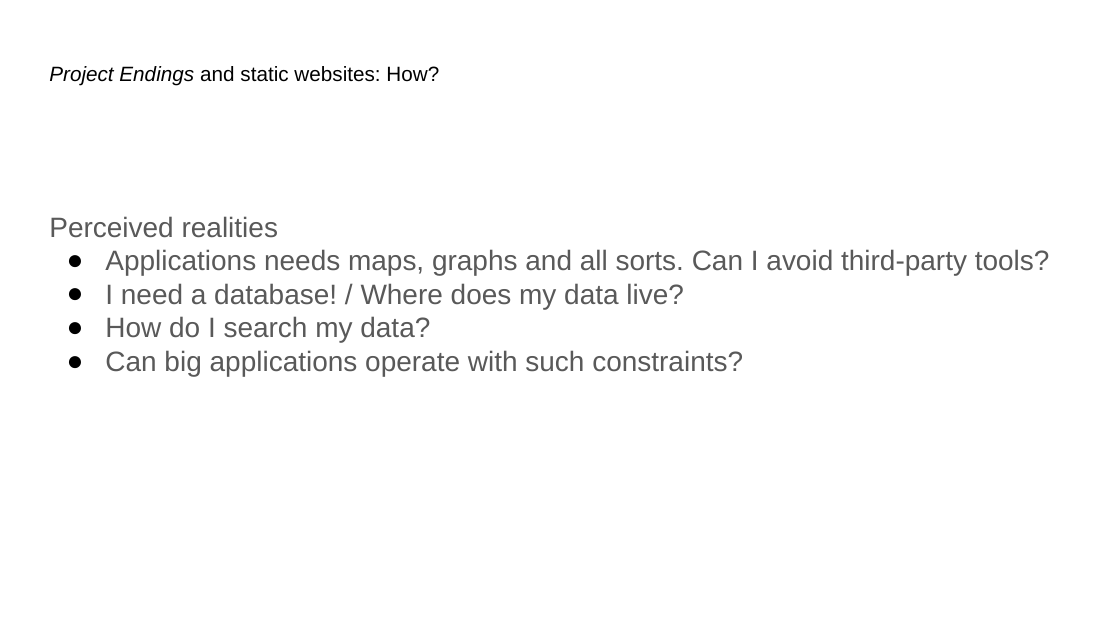
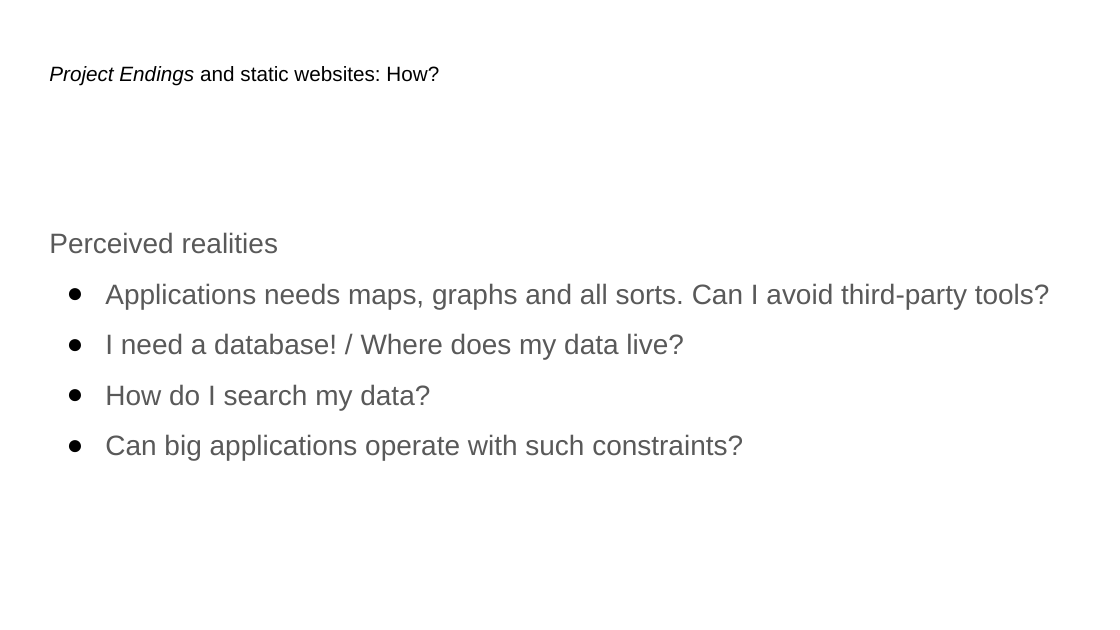
Before and after one commit to projectEndings/Endings, a slide deck: slide 7 of presentations/DH_2022/How_big_can_a_static_site_be.odp (slide 5 before the commit). Drawn at 1120x630 pixels with LibreOffice and Linux fonts; fonts in the diff are those of the drawing; background and template pictures are left out. Boxes give left, top, right and bottom in pixels: in the first picture for what was removed or moved away, otherwise in the second. Text is boxed around its words. In the diff, an @@ line names an element or a change of style, - is before the commit and + after.

```diff
--- a/presentations/DH_2022/How_big_can_a_static_site_be.odp
+++ b/presentations/DH_2022/How_big_can_a_static_site_be.odp
@@ text "Perceived realities" at <box>49,232,1050,460</box>: line spacing 1 to 1.5 @@
```
Also in this commit, not shown: 3 other slides changed, 3 slides added, 1 slide removed, 14 other files.
